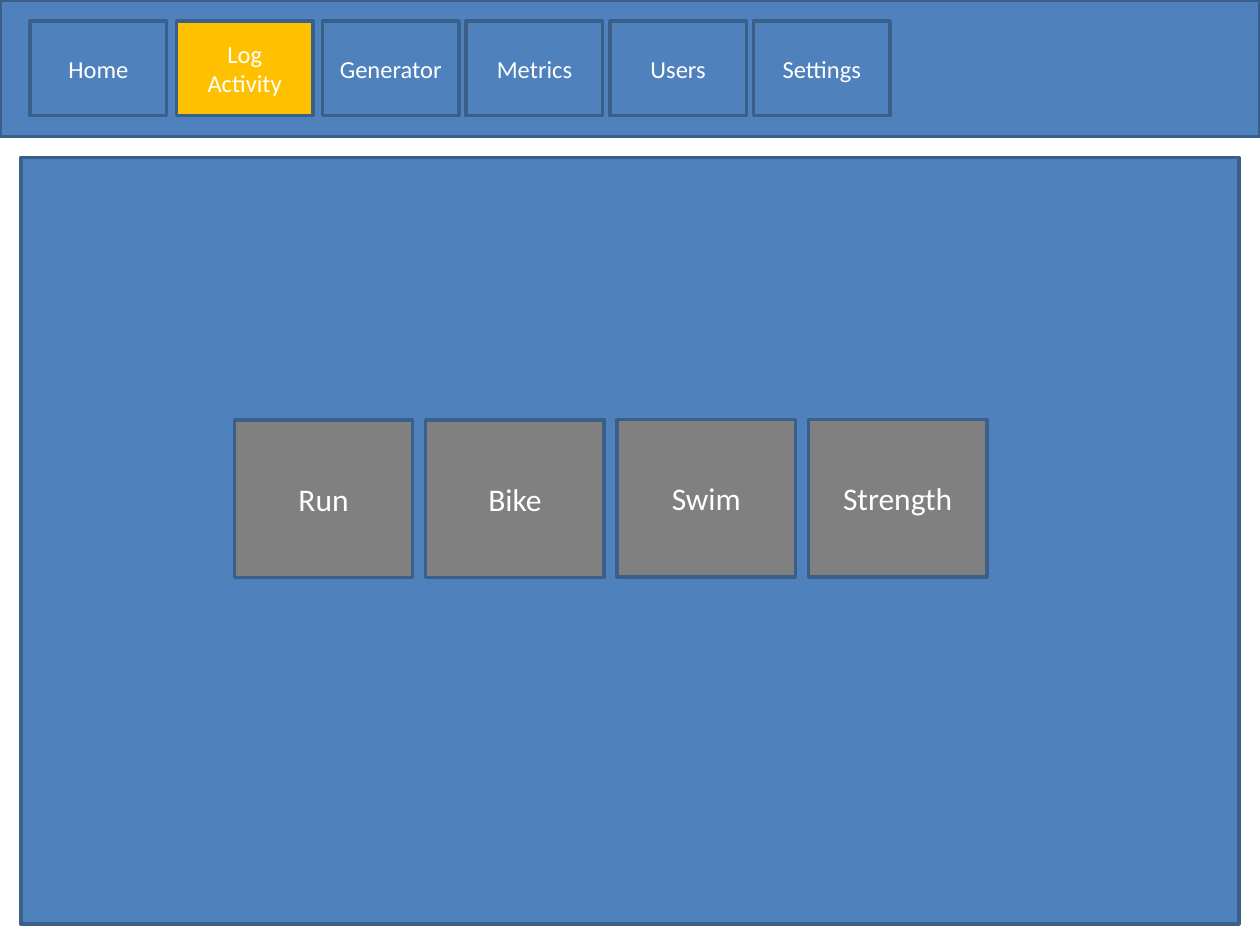
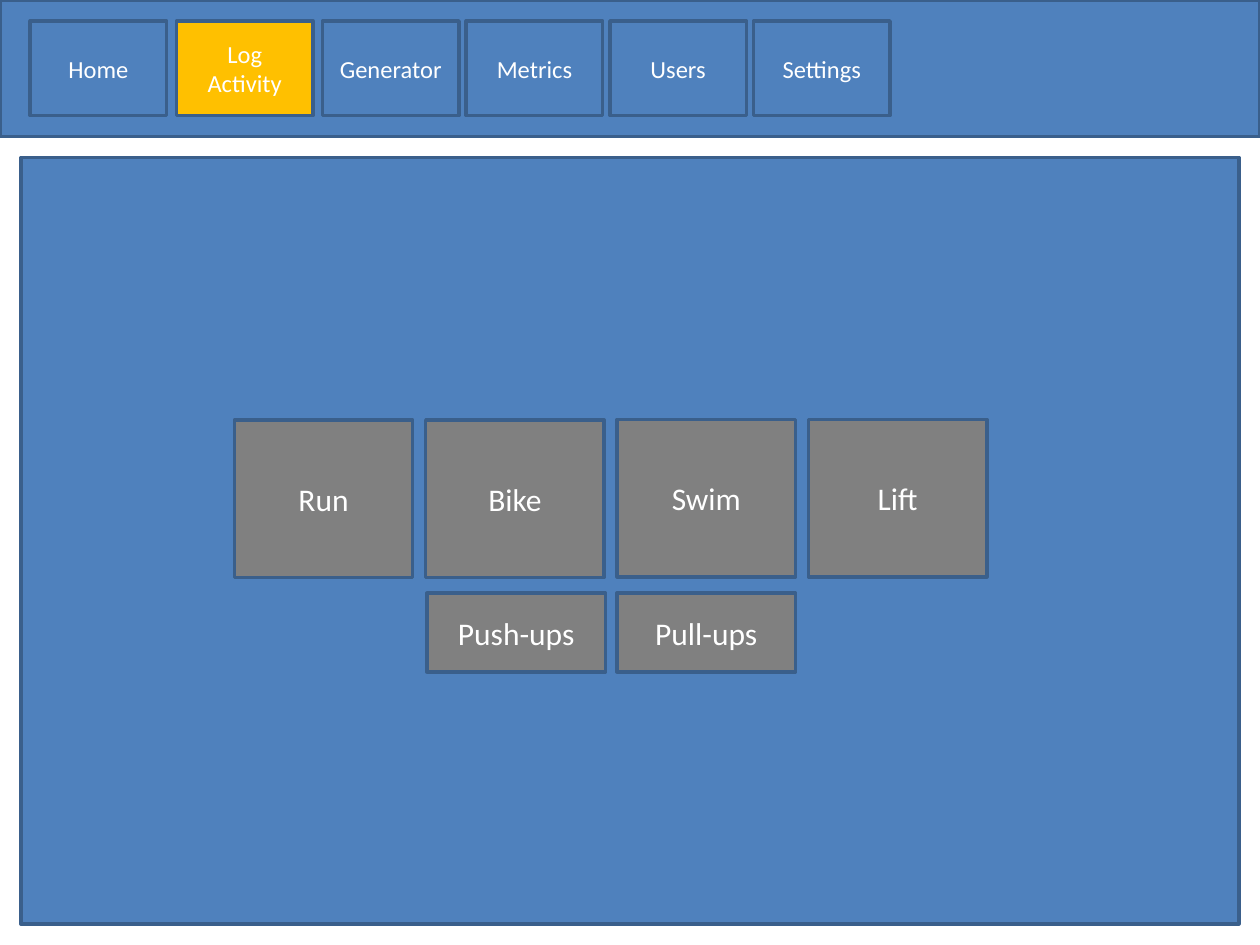
Before and after one commit to curtisyungen/outwork-1.0, a slide deck: slide 7 of Outline.pptx. Drawn at 1260x945 pixels with LibreOffice and Linux fonts; fonts in the diff are those of the drawing. Boxes give left, top, right and bottom in pixels: in the first picture for what was removed or moved away, otherwise in the second. Text is boxed around its words. In the diff, an @@ line names an element or a change of style, - is before the commit and + after.

```diff
--- a/Outline.pptx
+++ b/Outline.pptx
@@ text in rectangle at bbox=[878, 488, 918, 510]: text changed @@
-Strength
+Lift
@@ rectangle added at bbox=[427, 593, 606, 672], fill #808080, outline #3A5F8C 2 pt, 18 pt, text #FFFFFF @@
+Push-ups
@@ rectangle added at bbox=[617, 593, 796, 673], fill #808080, outline #3A5F8C 2 pt, 18 pt, text #FFFFFF @@
+Pull-ups
```
Also in this commit, not shown: 1 other slide changed.
